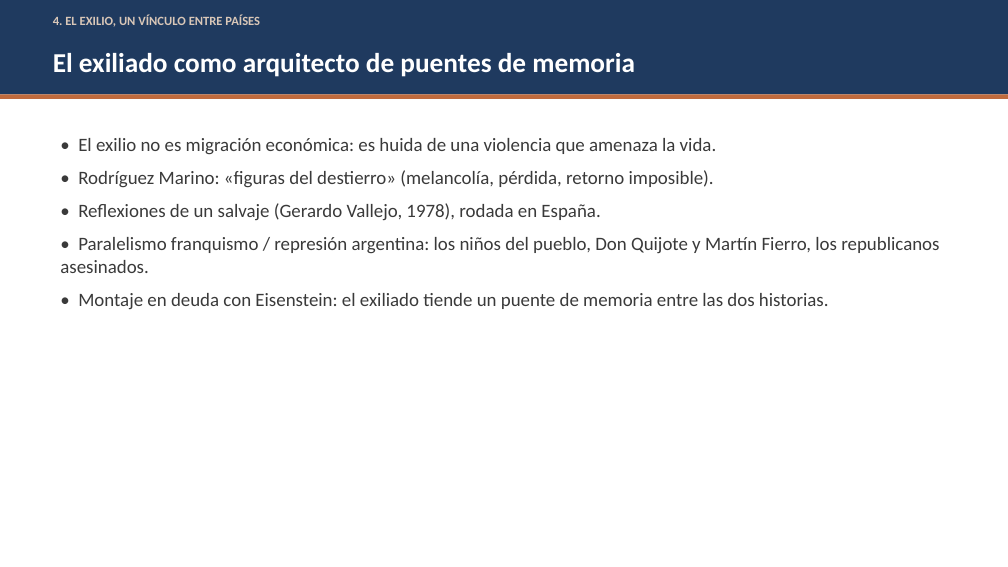
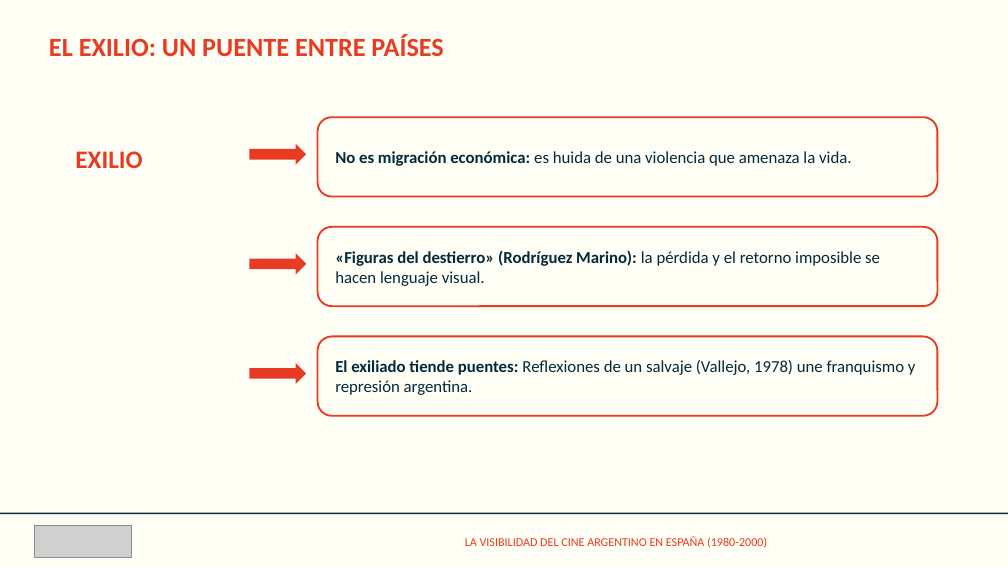
Before and after one commit to facundonicolasvgg/fuentes-TFG, a slide deck: slide 9 of presentacion/Presentacion_TFG.pptx (slide 8 before the commit). Drawn at 1008x567 pixels with LibreOffice and Linux fonts; fonts in the diff are those of the drawing; grey boxes stand for pictures. Boxes give left, top, right and bottom in pixels: in the first picture for what was removed or moved away, otherwise in the second. Text is boxed around its words. In the diff, an @@ line names an element or a change of style, - is before the commit and + after.

```diff
--- a/presentacion/Presentacion_TFG.pptx
+++ b/presentacion/Presentacion_TFG.pptx
@@ rectangle removed at (0, 0, 1008, 95) @@
@@ rectangle added at (0, 0, 1008, 567), fill #FFFEF5 @@
@@ text at (49, 34, 443, 56): text changed; size 12 to 25 pt; text colour #D9C7B8 to #E73C23 @@
-4. EL EXILIO, UN VÍNCULO ENTRE PAÍSES
+EL EXILIO: UN PUENTE ENTRE PAÍSES
@@ text removed at (53, 53, 635, 77) @@
-El exiliado como arquitecto de puentes de memoria
@@ rectangle removed at (0, 95, 1008, 99) @@
@@ rounded rectangle added at (318, 117, 938, 197), fill #FFFEF5, outline #E73C23 1.75 pt, 16 pt, text #03293B @@
+No es migración económica: es huida de una violencia que amenaza la vida.
@@ text removed at (60, 138, 939, 310) @@
-• El exilio no es migración económica: es huida de una violencia que amenaza la vida.
-• Rodríguez Marino: «figuras del destierro» (melancolía, pérdida, retorno imposible).
-• Reflexiones de un salvaje (Gerardo Vallejo, 1978), rodada en España.
-• Paralelismo franquismo / represión argentina: los niños del pueblo, Don Quijote y Martín Fierro, los republicanos asesinados.
-• Montaje en deuda con Eisenstein: el exiliado tiende un puente de memoria entre las dos historias.
@@ right arrow added at (250, 144, 306, 165), fill #E73C23 @@
@@ text added at (75, 151, 142, 168), 24 pt, text #E73C23, bold @@
+EXILIO
@@ rounded rectangle added at (318, 227, 938, 306), fill #FFFEF5, outline #E73C23 1.75 pt, 16 pt, text #03293B @@
+«Figuras del destierro» (Rodríguez Marino): la pérdida y el retorno imposible se hacen lenguaje visual.
@@ right arrow added at (250, 253, 306, 274), fill #E73C23 @@
@@ rounded rectangle added at (318, 337, 938, 416), fill #FFFEF5, outline #E73C23 1.75 pt, 16 pt, text #03293B @@
+El exiliado tiende puentes: Reflexiones de un salvaje (Vallejo, 1978) une franquismo y represión argentina.
@@ right arrow added at (250, 363, 306, 384), fill #E73C23 @@
@@ rectangle added at (0, 513, 1008, 514), fill #03293B @@
@@ picture added at (34, 526, 132, 557) @@
@@ text added at (465, 536, 767, 548), 11.5 pt, text #E73C23 @@
+LA VISIBILIDAD DEL CINE ARGENTINO EN ESPAÑA (1980-2000)
```
Also in this commit, not shown: 7 other slides changed, 8 slides added, 6 slides removed, 5 other files.
